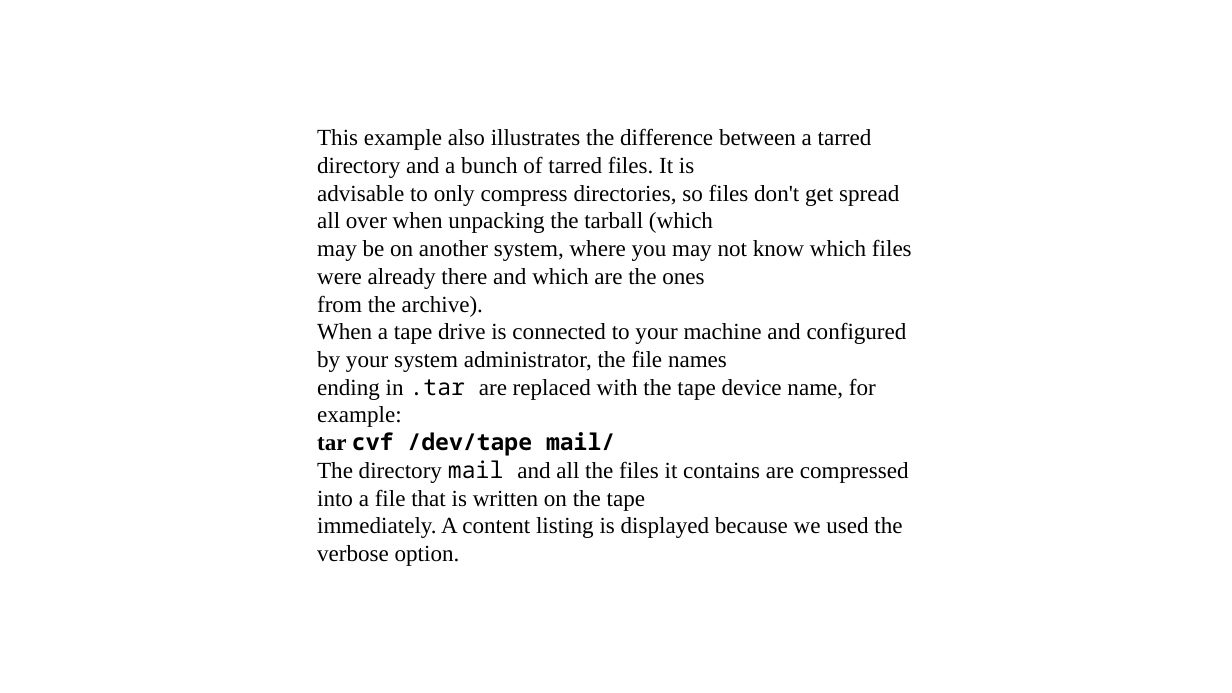
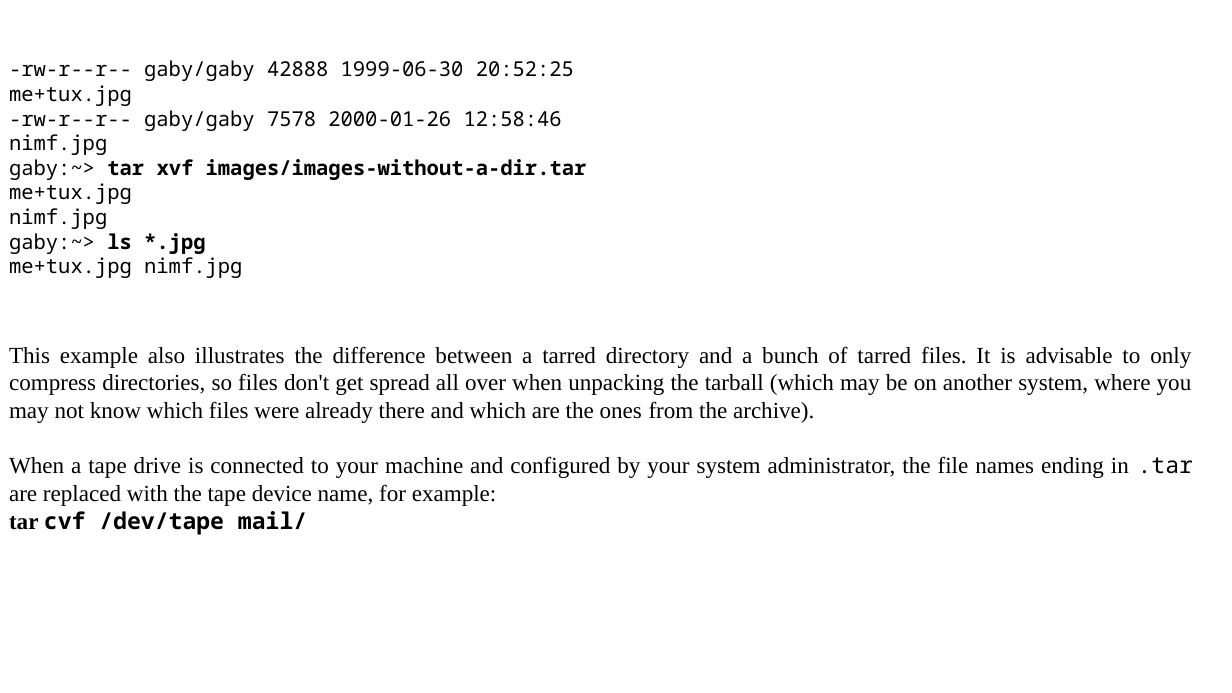
Before and after one commit to Satyaneshi2346/HelloWorld, a slide deck: slide 30 of linux.pptx. Drawn at 1232x693 pixels with LibreOffice and Linux fonts; fonts in the diff are those of the drawing. Boxes give left, top, right and bottom in pixels: in the first picture for what was removed or moved away, otherwise in the second. Text is boxed around its words. In the diff, an @@ line names an element or a change of style, - is before the commit and + after.

```diff
--- a/linux.pptx
+++ b/linux.pptx
@@ text added at [9, 60, 587, 278], 16 pt, text #000000 @@
+-rw-r--r-- gaby/gaby 42888 1999-06-30 20:52:25 me+tux.jpg
+-rw-r--r-- gaby/gaby 7578 2000-01-26 12:58:46 nimf.jpg
+gaby:~> tar xvf images/images-without-a-dir.tar
+me+tux.jpg
+nimf.jpg
+gaby:~> ls *.jpg
+me+tux.jpg nimf.jpg
@@ text "This example also illustrates the ...": place and size @@
-text "This example also illustrates the ..." at [317, 128, 912, 566]
+text "This example also illustrates the ..." at [9, 346, 1193, 535]
@@ text at [9, 346, 1193, 506]: text changed @@
-This example also illustrates the difference between a tarred directory and a bunch of tarred files. It is
-advisable to only compress directories, so files don't get spread all over when unpacking the tarball (which
-may be on another system, where you may not know which files were already there and which are the ones
-from the archive).
-When a tape drive is connected to your machine and configured by your system administrator, the file names
-ending in .tar are replaced with the tape device name, for example:
+This example also illustrates the difference between a tarred directory and a bunch of tarred files. It is advisable to only compress directories, so files don't get spread all over when unpacking the tarball (which may be on another system, where you may not know which files were already there and which are the ones from the archive).
+When a tape drive is connected to your machine and configured by your system administrator, the file names ending in .tar are replaced with the tape device name, for example:
@@ text at [317, 460, 909, 566]: paragraphs removed @@
-The directory mail and all the files it contains are compressed into a file that is written on the tape
-immediately. A content listing is displayed because we used the verbose option.
@@ text at [9, 511, 307, 535]: alignment left to justified @@
```
Also in this commit, not shown: 9 other slides changed, 1 slide removed, 2 other files.
